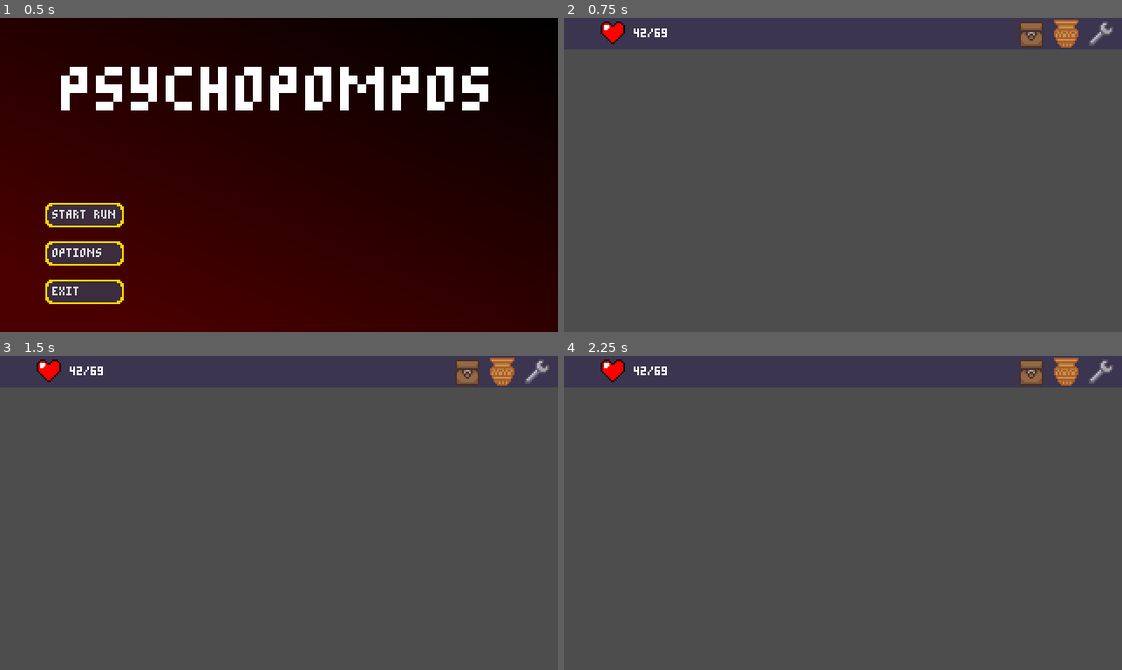
Above: before the commit, frames 1-4 (two rows, left to right).
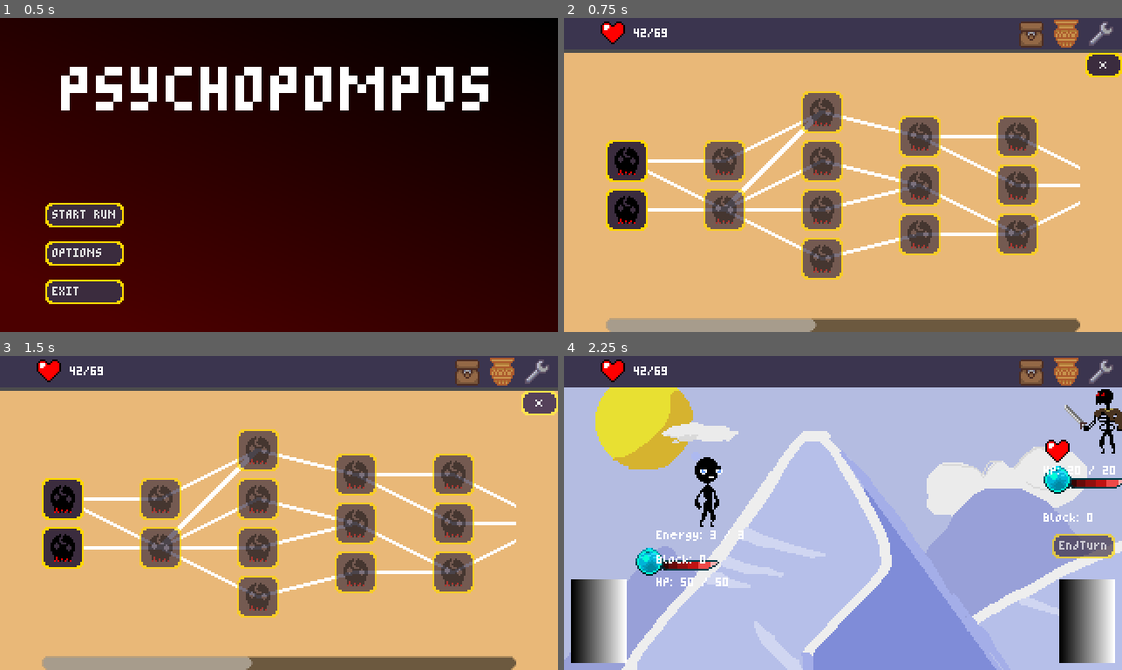
Above: after the commit, the same moments.

Repository: Morph1s/Psychopompos
Game: Godot game, scene res://scenes/main.tscn
Same seed, same stepped clock (60 frames per second), same inputs: the game is played once before the commit and once after it.
Inputs (mouse positions are in pixels of both pictures, inside the frame that each line leads up to):
- Up to frame 1 (0.5 s): no input
- Up to frame 2 (0.75 s): click "START RUN" at 0.5 s
- Up to frame 3 (1.5 s): click (541, 403) at 1.25 s, where only the run after the commit has a clickable "x"
- Up to frame 4 (2.25 s): click (625, 500) at 2.02 s

Frame 1 is identical in both runs. In frame 2, 88% of the frame differs, in the area x 0-100%, y 11-100%; in frame 3, 88%; in frame 4, 89%, in the area x 0-100%, y 10-100%.

Commit message:
feat: map run integration
at the start of a run the map gets opened, encounter transitions on the map are working now, fixed a bug where the battle ended twice and gave two rewards

closes #145

Diff:
--- a/scenes/encounters/battle.tscn
+++ b/scenes/encounters/battle.tscn
@@ -76,6 +76,7 @@
 [connection signal="resolve_enemy_intents" from="StateMachine/EnemyTurn" to="." method="_on_enemy_turn_resolve_enemy_intents"]
 [connection signal="enemy_ends_turn" from="StateMachine/EnemyEndTurn" to="." method="_on_enemy_end_turn_enemy_ends_turn"]
 [connection signal="all_enemies_died" from="EnemyHandler" to="." method="_on_enemy_handler_all_enemies_died"]
+[connection signal="child_exiting_tree" from="EnemyHandler" to="EnemyHandler" method="_on_child_exiting_tree"]
 [connection signal="player_died" from="PlayerCharacter" to="." method="_on_player_character_player_died"]
 [connection signal="mouse_entered" from="PlayArea" to="CardHandler" method="_on_play_area_mouse_entered"]
 [connection signal="mouse_exited" from="PlayArea" to="CardHandler" method="_on_play_area_mouse_exited"]
--- a/scenes/map/map.tscn
+++ b/scenes/map/map.tscn
@@ -1,8 +1,14 @@
-[gd_scene load_steps=4 format=3 uid="uid://dhrw1q2m7p5fa"]
+[gd_scene load_steps=6 format=3 uid="uid://dhrw1q2m7p5fa"]
 
 [ext_resource type="Theme" uid="uid://gu54ssij03su" path="res://resources/theme/main_theme.tres" id="1_a2pkv"]
 [ext_resource type="Script" uid="uid://cf0ptkb7xnhj" path="res://scripts/map/map.gd" id="1_sxf4j"]
-[ext_resource type="Script" uid="uid://cd6mpm7b2dnb" path="res://scripts/map/map_connection_drawer.gd" id="2_tqkkf"]
+[ext_resource type="Script" path="res://scripts/map/map_connection_drawer.gd" id="2_tqkkf"]
+
+[sub_resource type="Gradient" id="Gradient_a2pkv"]
+colors = PackedColorArray(1, 0.788235, 0.498039, 0.878431, 1, 0.788235, 0.498039, 0.878431)
+
+[sub_resource type="GradientTexture1D" id="GradientTexture1D_ph54e"]
+gradient = SubResource("Gradient_a2pkv")
 
 [node name="Map" type="Control"]
 z_index = 2
@@ -25,6 +31,11 @@
 grow_vertical = 2
 mouse_filter = 2
 theme_override_constants/margin_top = 20
+
+[node name="MapBackground" type="TextureRect" parent="TopMargin"]
+layout_mode = 2
+mouse_filter = 2
+texture = SubResource("GradientTexture1D_ph54e")
 
 [node name="MapIconsMargin" type="MarginContainer" parent="TopMargin"]
 layout_mode = 2
@@ -54,8 +65,4 @@
 size_flags_vertical = 0
 text = " x "
 
-[node name="MapBackground" type="TextureRect" parent="TopMargin"]
-layout_mode = 2
-mouse_filter = 2
-
 [connection signal="pressed" from="TopMargin/ExitButton" to="." method="_on_exit_button_pressed"]
--- a/scripts/battle/battle.gd
+++ b/scripts/battle/battle.gd
@@ -62,7 +62,6 @@
 	load_game_over_screen.emit()
 
 func _on_enemy_handler_all_enemies_died() -> void:
-
 	load_battle_rewards.emit()
 
 #endregion
--- a/scripts/battle/enemy_handler.gd
+++ b/scripts/battle/enemy_handler.gd
@@ -64,6 +64,7 @@
 func _an_enemy_died(dead_enemy: Enemy):
 	enemies.erase(dead_enemy)
 	remove_child(dead_enemy)
+	dead_enemy.queue_free()
 	if enemies.is_empty():
 		all_enemies_died.emit()
 
@@ -74,3 +75,8 @@
 
 func _on_enemy_exited(enemy):
 	card_handler.hovered_enemy_id = -1
+
+
+func _on_child_exiting_tree(node: Node) -> void:
+	if get_child_count() == 1:
+		print("gfukcgakuj")
--- a/scripts/custom_resources/entity_stats.gd
+++ b/scripts/custom_resources/entity_stats.gd
@@ -46,7 +46,7 @@
 	return new_entity
 
 func take_damage(damage_value: int) -> void:
-	if damage_value <= 0:
+	if damage_value <= 0 or current_hitpoints == 0:
 		return
 
 	var actual_damage: int = damage_value - block
@@ -60,5 +60,7 @@
 	block_changed.emit(block)
 
 func lose_hp(hp_loss) -> void:
+	if current_hitpoints == 0:
+		return
 	current_hitpoints -= hp_loss
 	# play take damage animation
--- a/scripts/map/map.gd
+++ b/scripts/map/map.gd
@@ -2,7 +2,6 @@
 extends Control
 
 signal encounter_selected(encounter_data)
-signal close_map
 
 @onready var exit_button = $TopMargin/ExitButton
 @onready var hbox = $TopMargin/MapIconsMargin/MapScrollContainer/MapLayerContainer
@@ -16,8 +15,10 @@
 ]
 var encounter_to_button: Dictionary = {}
 var current_encounter: Encounter
+var current_layer = 0
+var can_close: bool = false
 
-func _process(delta: float) -> void:
+func _process(_delta: float) -> void:
 	# update the connection lines on the map
 	connection_drawer.queue_redraw()
 
@@ -35,7 +36,9 @@
 
 		for encounter: Encounter in layer.encounters:
 			var button = Button.new()
-			button.disabled = true
+			# starting layer buttons should be enabled by default
+			if layer.type != MapLayer.MapLayerType.START:
+				button.disabled = true
 			button.icon = encounter_icons[encounter.type]
 			button.pressed.connect(func(): _on_encounter_pressed(encounter))
 			layer_container.add_child(button)
@@ -44,37 +47,42 @@
 	# fill the encounter_to_button Dictionary
 	connection_drawer.set_connections(encounter_to_button)
 
-	update_layer_states()
+func lock_layer():
+	for button: Button in hbox.get_child(current_layer).get_children():
+		var encounter = encounter_to_button.find_key(button)
+		button.disabled = true
+		if encounter == current_encounter:
+			button.modulate = Color(0.3, 0.3, 0.4)
 
-func update_layer_states():
-	# at the start all the encounters in the start layer should be enabled
-	if current_encounter == null:
-		for button in hbox.get_child(0).get_children():
-			button.disabled = false
+func unlock_next_encounters():
+	if current_layer >= hbox.get_child_count() - 1:
 		return
 
-	# update the state of every encounter button on the map
-	for layer_container in hbox.get_children():
-		for button in layer_container.get_children():
-			var encounter = encounter_to_button.find_key(button)
-			button.disabled = not current_encounter.connections_to.has(encounter)
-			# change the appearance of already visited or the current encounter
-			if encounter == current_encounter:
-				button.modulate = Color(0.3, 0.3, 0.4)
-				button.disabled = true
-			elif encounter.completed:
-				button.modulate = Color(0.5, 0.5, 0.5)
-				button.disabled = true
-			else:
-				button.modulate = Color(1, 1, 1)
+	for button in hbox.get_child(current_layer + 1).get_children():
+		var encounter = encounter_to_button.find_key(button)
+		button.disabled = not current_encounter.connections_to.has(encounter)
+		# change the appearance of already visited or the current encounter
+		if encounter == current_encounter:
+			button.modulate = Color(0.3, 0.3, 0.4)
+			button.disabled = true
+		elif encounter.completed:
+			button.modulate = Color(0.5, 0.5, 0.5)
+			button.disabled = true
+		else:
+			button.modulate = Color(1, 1, 1)
+
+func close_map() -> bool:
+	if can_close:
+		hide()
+		return true
+	return false
 
 func _on_encounter_pressed(encounter: Encounter):
 	hide()
+	can_close = true
 	encounter_selected.emit(encounter)
 	current_encounter = encounter
-	encounter.completed = true
-	update_layer_states()
+	lock_layer()
 
 func _on_exit_button_pressed():
-	hide()
-	close_map.emit()
+	close_map()
--- a/scripts/rewards/battle_rewards.gd
+++ b/scripts/rewards/battle_rewards.gd
@@ -82,6 +82,7 @@
 func _on_skip_rewards_button_up() -> void:
 	print("skipped rewards")
 	finished_selecting.emit()
+	queue_free()
 
 func _on_select_card_screen_card_selected(card: CardType) -> void:
 	select_card_screen.hide()
@@ -96,3 +97,4 @@
 	if rewards_container.get_child_count() == 1:
 		print("all rewards selected")
 		finished_selecting.emit()
+		queue_free()
--- a/scripts/run/run.gd
+++ b/scripts/run/run.gd
@@ -14,6 +14,7 @@
 	var map_layers = map_generator.generate_map()
 	map.load_layers(map_layers)
 	DeckHandler.start_run_setup()
+	map.show()
 
 # Uses the EncounterHandler to load the requested encounter
 func _on_map_encounter_selected(encounter_data):
--- a/scripts/ui/ui_layer.gd
+++ b/scripts/ui/ui_layer.gd
@@ -1,7 +1,7 @@
 extends CanvasLayer
 
 
-@onready var map = $Map
+@onready var map: Map = $Map
 @onready var run_ui = $RunUI
 
 var battle_ui_reference: BattleUI
@@ -16,13 +16,14 @@
 func load_battle_rewards():
 	var battle_rewards: BattleRewards = BATTLE_REWARDS.instantiate()
 	battle_rewards.load_common_rewards()
+	battle_rewards.finished_selecting.connect(_on_battle_rewards_finished_selecting)
 	add_child(battle_rewards)
 
 
 
 func _on_run_ui_open_map():
 	if map.visible:
-		map.hide()
+		map.close_map()
 		return
 
 	map.show()
@@ -44,7 +45,14 @@
 			print(" ")
 			print("AAAAAAhhhhhhhhhhhhhhhh!!!")
 			break
+	map.current_encounter.completed = true
+	map.unlock_next_encounters()
+	map.current_layer += 1
 
 func _on_map_hidden():
 	if battle_ui_reference:
 		battle_ui_reference.show()
+
+func _on_battle_rewards_finished_selecting() -> void:
+	map.can_close = false
+	map.show()
